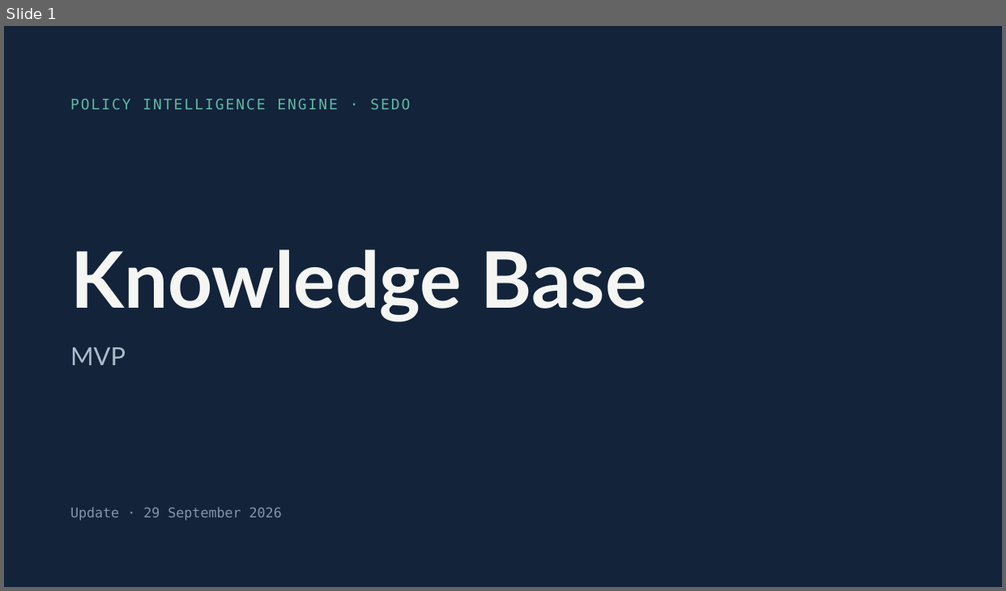
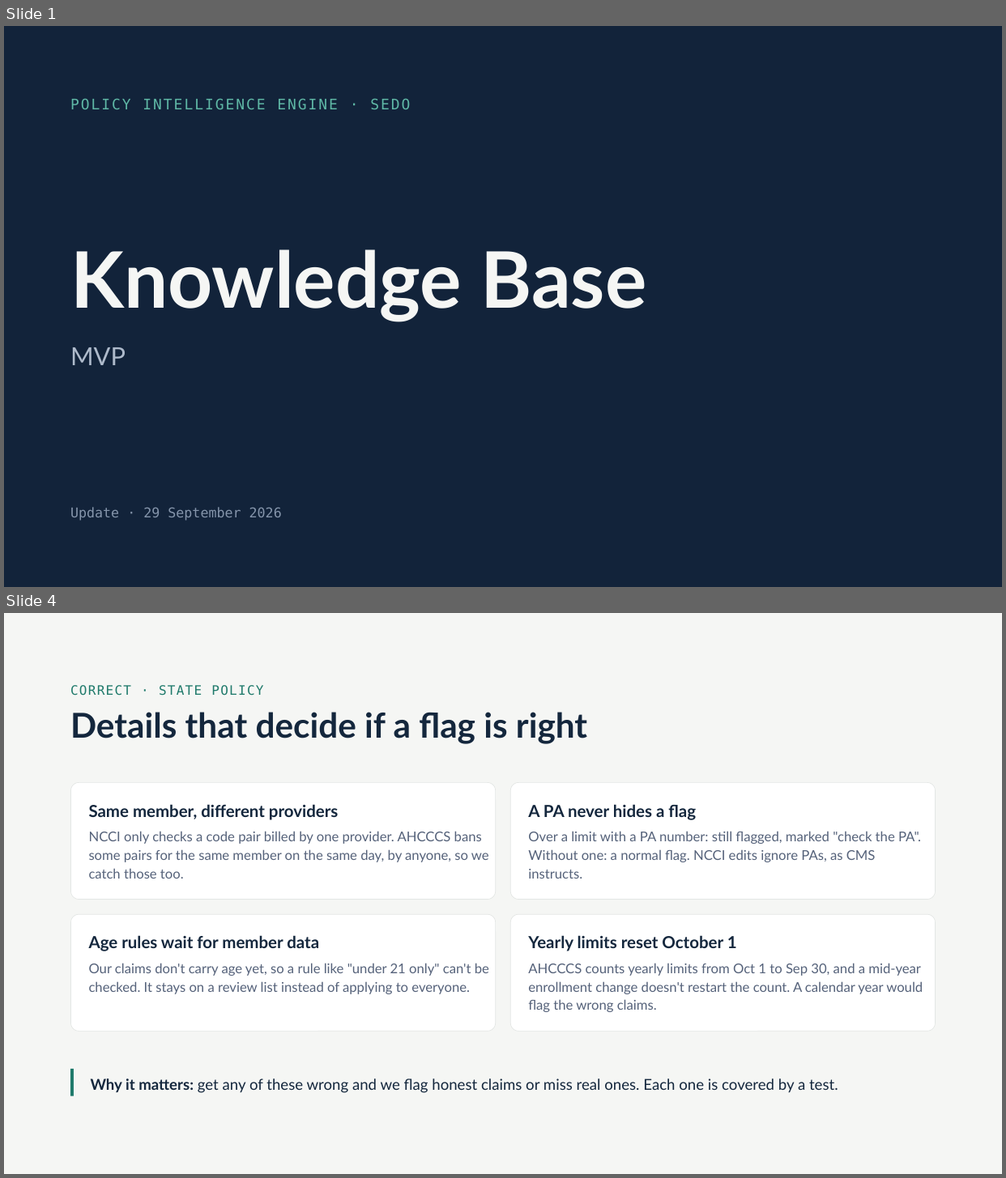
Before and after one commit to Sedozan/policy_intelligence, a slide deck: Knowledge Base MVP.pptx. Shown one above the other, each under a label of ours: slide 1 before the commit, slides 1 and 4 after it; the slides between them are not shown. The pictures are 1006x591 and 1006x1178 pixels, drawn with LibreOffice and Linux fonts; fonts in the diff are those of the drawing. Boxes give left, top, right and bottom in pixels: in the first picture for what was removed or moved away, otherwise in the second. Text is boxed around its words. In the diff, an @@ line names an element or a change of style, - is before the commit and + after.

```diff
--- a/Knowledge Base MVP.pptx
+++ b/Knowledge Base MVP.pptx
@@ slide 4 added at [4, 613, 1002, 1174], background #F5F6F4 @@
@@ text added at [70, 685, 263, 696], 12.5 pt, text #1F7A6B @@
+CORRECT · STATE POLICY
@@ text added at [70, 712, 587, 744], 33 pt, text #14273D, bold @@
+Details that decide if a flag is right
@@ rounded rectangle added at [70, 783, 495, 900], fill #FFFFFF, outline #E3E6E4 0.5 pt @@
@@ text added at [89, 804, 339, 820], 16 pt, text #14273D, bold @@
+Same member, different providers
@@ rounded rectangle added at [511, 783, 936, 900], fill #FFFFFF, outline #E3E6E4 0.5 pt @@
@@ text added at [528, 804, 696, 820], 16 pt, text #14273D, bold @@
+A PA never hides a flag
@@ text added at [89, 831, 489, 879], 13 pt, text #55627A @@
+NCCI only checks a code pair billed by one provider. AHCCCS bans some pairs for the same member on the same day, by anyone, so we catch those too.
@@ text added at [528, 831, 921, 879], 13 pt, text #55627A @@
+Over a limit with a PA number: still flagged, marked "check the PA". Without one: a normal flag. NCCI edits ignore PAs, as CMS instructs.
@@ rounded rectangle added at [70, 914, 495, 1032], fill #FFFFFF, outline #E3E6E4 0.5 pt @@
@@ rounded rectangle added at [511, 914, 936, 1032], fill #FFFFFF, outline #E3E6E4 0.5 pt @@
@@ text added at [89, 935, 319, 952], 16 pt, text #14273D, bold @@
+Age rules wait for member data
@@ text added at [528, 935, 737, 952], 16 pt, text #14273D, bold @@
+Yearly limits reset October 1
@@ text added at [89, 963, 489, 995], 13 pt, text #55627A @@
+Our claims don't carry age yet, so a rule like "under 21 only" can't be checked. It stays on a review list instead of applying to everyone.
@@ text added at [528, 963, 923, 1012], 13 pt, text #55627A @@
+AHCCCS counts yearly limits from Oct 1 to Sep 30, and a mid-year enrollment change doesn't restart the count. A calendar year would flag the wrong claims.
@@ line added from (72, 1069) to (72, 1097), #1F7A6B 3 pt @@
@@ text added at [91, 1079, 838, 1093], 14.5 pt, text #14273D @@
+Why it matters: get any of these wrong and we flag honest claims or miss real ones. Each one is covered by a test.
```
Also in this commit, not shown: 3 slides changed, 4 other slides added, 7 slides removed.
